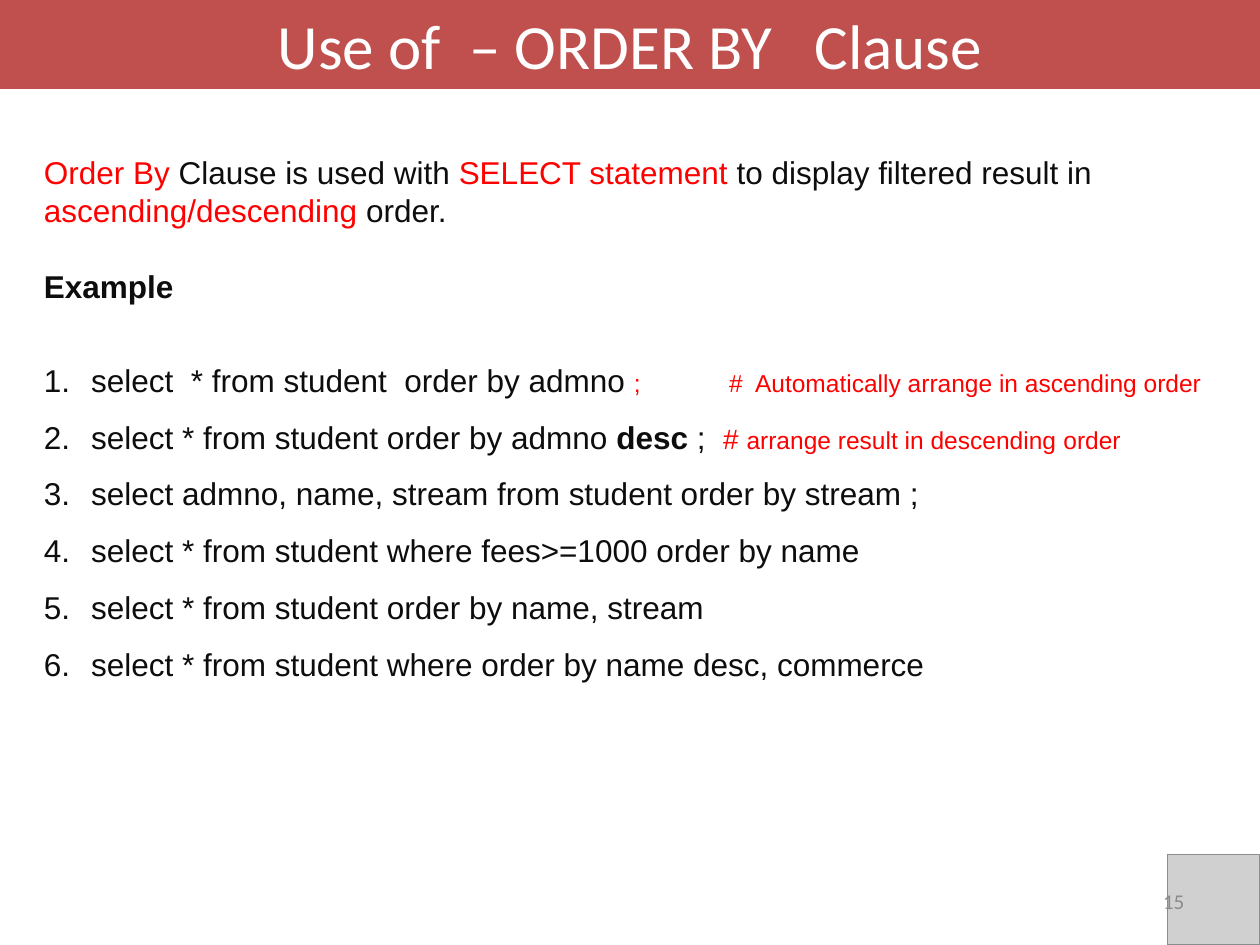
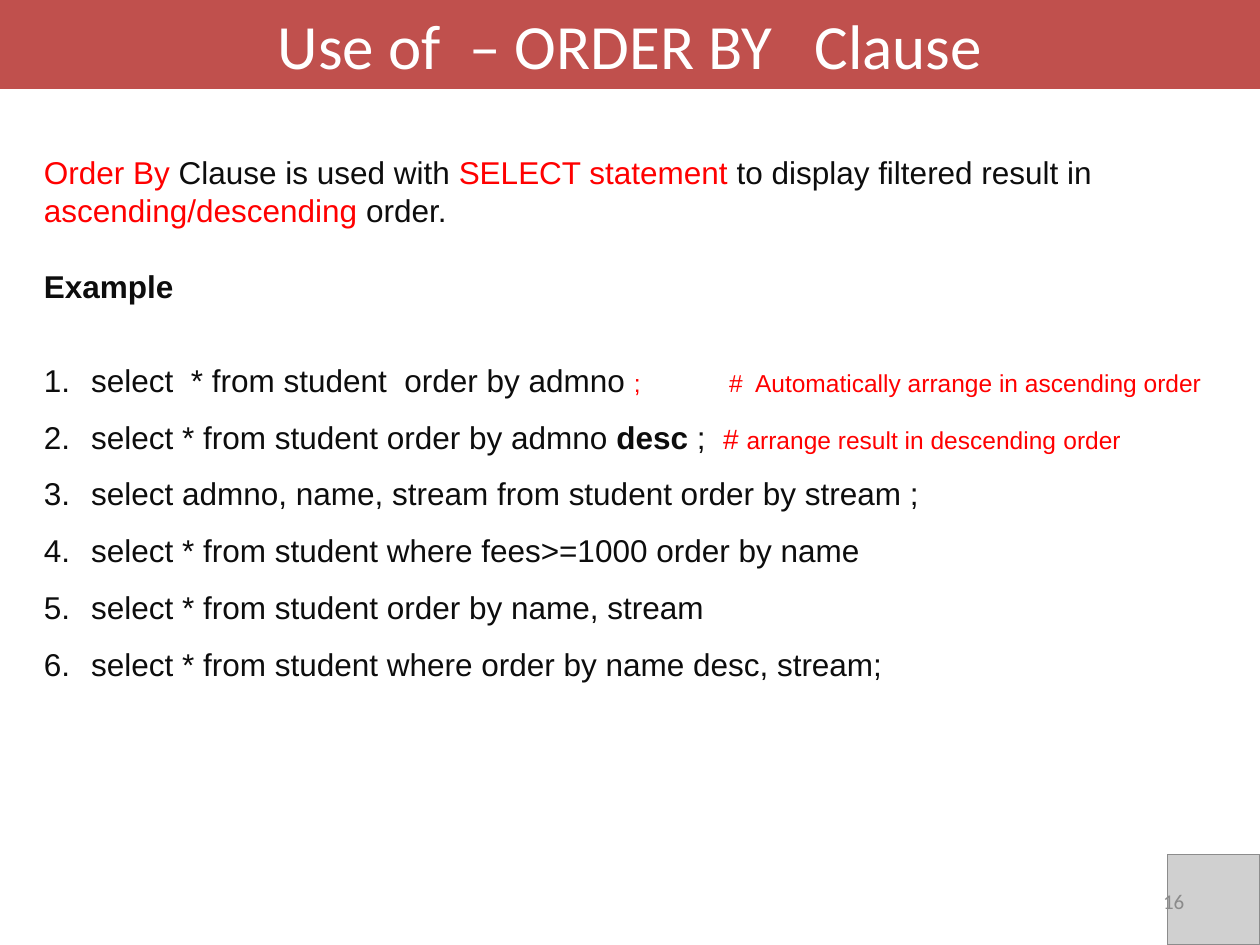
Before and after one commit to davcpscn/XI, a slide deck: slide 16 of Presentations/SQL.pptx (slide 15 before the commit). Drawn at 1260x945 pixels with LibreOffice and Linux fonts; fonts in the diff are those of the drawing; grey boxes stand for pictures. Boxes give left, top, right and bottom in pixels: in the first picture for what was removed or moved away, otherwise in the second. Text is boxed around its words. In the diff, an @@ line names an element or a change of style, - is before the commit and + after.

```diff
--- a/Presentations/SQL.pptx
+++ b/Presentations/SQL.pptx
@@ text at <box>91,653,882,682</box>: text changed @@
-6. select * from student where order by name desc, commerce
+6. select * from student where order by name desc, stream;
@@ page number at <box>1163,891,1184,915</box>: text changed @@
-15
+16
```
Also in this commit, not shown: 5 slides added, 4 other files.
